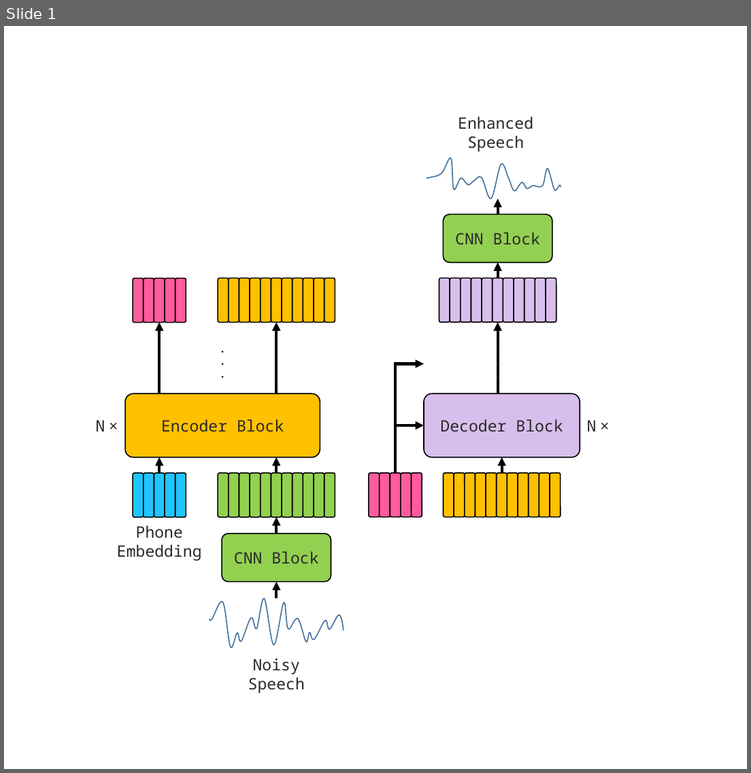
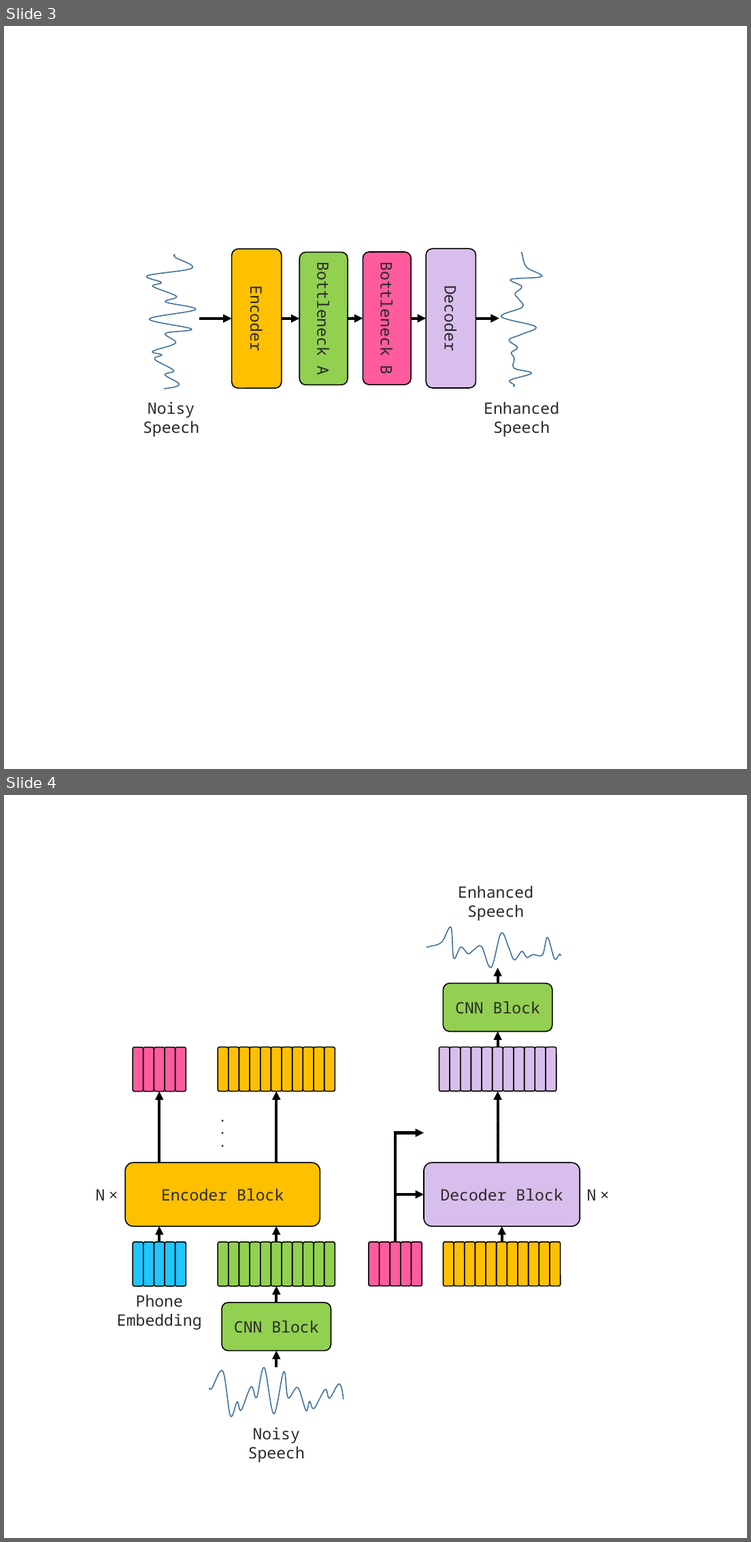
Before and after one commit to toonnyy8/ncku, a slide deck: hw3/img/img.pptx. Shown one above the other, each under a label of ours: slide 1 before the commit, slides 3 and 4 after it. The pictures are 751x773 and 751x1542 pixels, drawn with LibreOffice and Linux fonts; fonts in the diff are those of the drawing. Boxes give left, top, right and bottom in pixels: in the first picture for what was removed or moved away, otherwise in the second. Text is boxed around its words. In the diff, an @@ line names an element or a change of style, - is before the commit and + after.

```diff
--- a/hw3/img/img.pptx
+++ b/hw3/img/img.pptx
@@ slide 3 added at <box>4,26,747,769</box>, background #FFFFFF @@
@@ group added at <box>143,248,559,436</box>: 5 arrows, 4 rounded rectangles, 2 texts, 2 freeform shapes @@
+Noisy
+Speech
+Enhanced
+Speech
+Encoder
+Bottleneck A
+Bottleneck B
+Decoder
@@ what was slide 1 is now slide 4 @@
```
Also in this commit, not shown: 1 slide changed, 2 other slides added, 12 other files.
